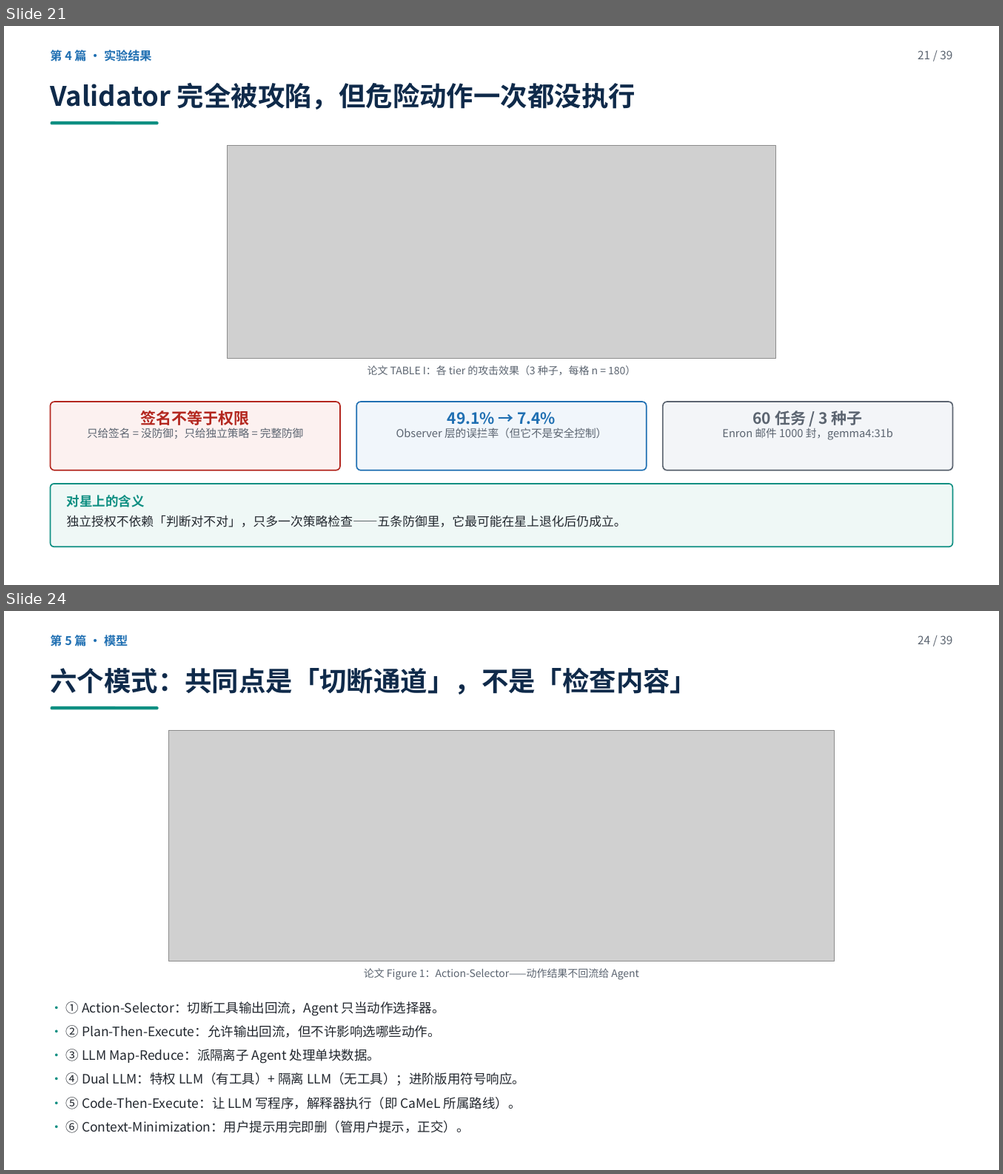
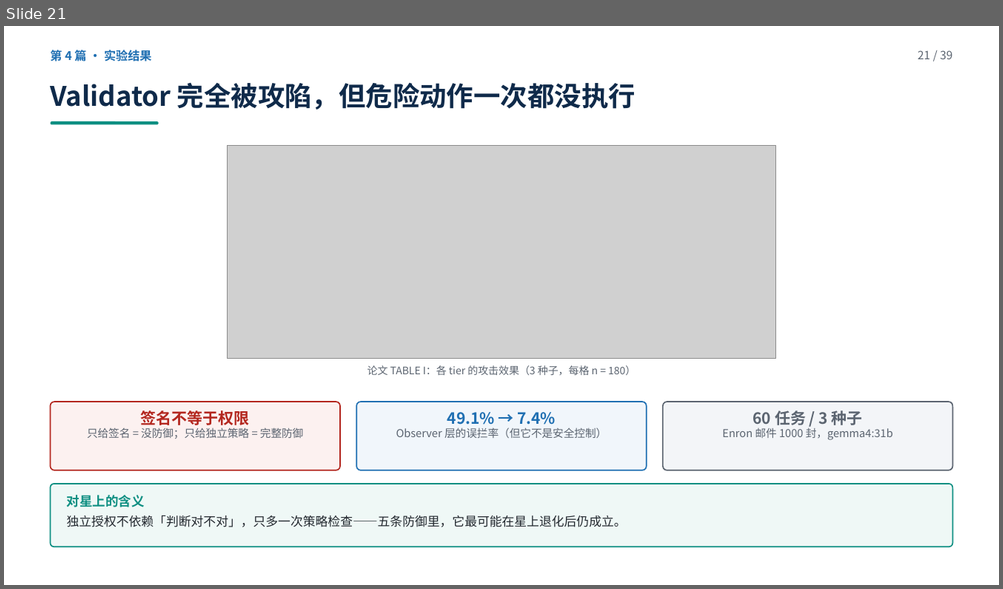
Before and after one commit to yiiiiiii1/multi-agent-remote-sensing, a slide deck: 阶段2-卫星多智能体防御/presentations/卫星多智能体安全调研汇报.pptx. Shown one above the other, each under a label of ours: slides 21 and 24 before the commit, slide 21 after it; the slides between them are not shown. The pictures are 1003x1174 and 1003x589 pixels, drawn with LibreOffice and Linux fonts; fonts in the diff are those of the drawing; grey boxes stand for pictures. Boxes give left, top, right and bottom in pixels: in the first picture for what was removed or moved away, otherwise in the second. Text is boxed around its words. In the diff, an @@ line names an element or a change of style, - is before the commit and + after.

```diff
--- a/阶段2-卫星多智能体防御/presentations/卫星多智能体安全调研汇报.pptx
+++ b/阶段2-卫星多智能体防御/presentations/卫星多智能体安全调研汇报.pptx
@@ slide 24 removed at box(4, 611, 999, 1170), background #FFFFFF @@
@@ text removed at box(50, 633, 128, 649) @@
-第 5 篇 · 模型
@@ text removed at box(917, 635, 952, 644) @@
-24 / 39
@@ text removed at box(50, 667, 697, 695) @@
-六个模式：共同点是「切断通道」，不是「检查内容」
@@ rounded rectangle removed at box(51, 706, 159, 709) @@
@@ picture removed at box(169, 730, 834, 962) @@
@@ text removed at box(364, 968, 639, 980) @@
-论文 Figure 1：Action-Selector——动作结果不回流给 Agent
@@ text removed at box(66, 1002, 525, 1133) @@
-· ① Action-Selector：切断工具输出回流，Agent 只当动作选择器。
-· ② Plan-Then-Execute：允许输出回流，但不许影响选哪些动作。
-· ③ LLM Map-Reduce：派隔离子 Agent 处理单块数据。
-· ④ Dual LLM：特权 LLM（有工具）+ 隔离 LLM（无工具）；进阶版用符号响应。
-· ⑤ Code-Then-Execute：让 LLM 写程序，解释器执行（即 CaMeL 所属路线）。
-· ⑥ Context-Minimization：用户提示用完即删（管用户提示，正交）。
```
Also in this commit, not shown: 21 slides changed, 7 slides added, 6 other slides removed, 27 other files.
